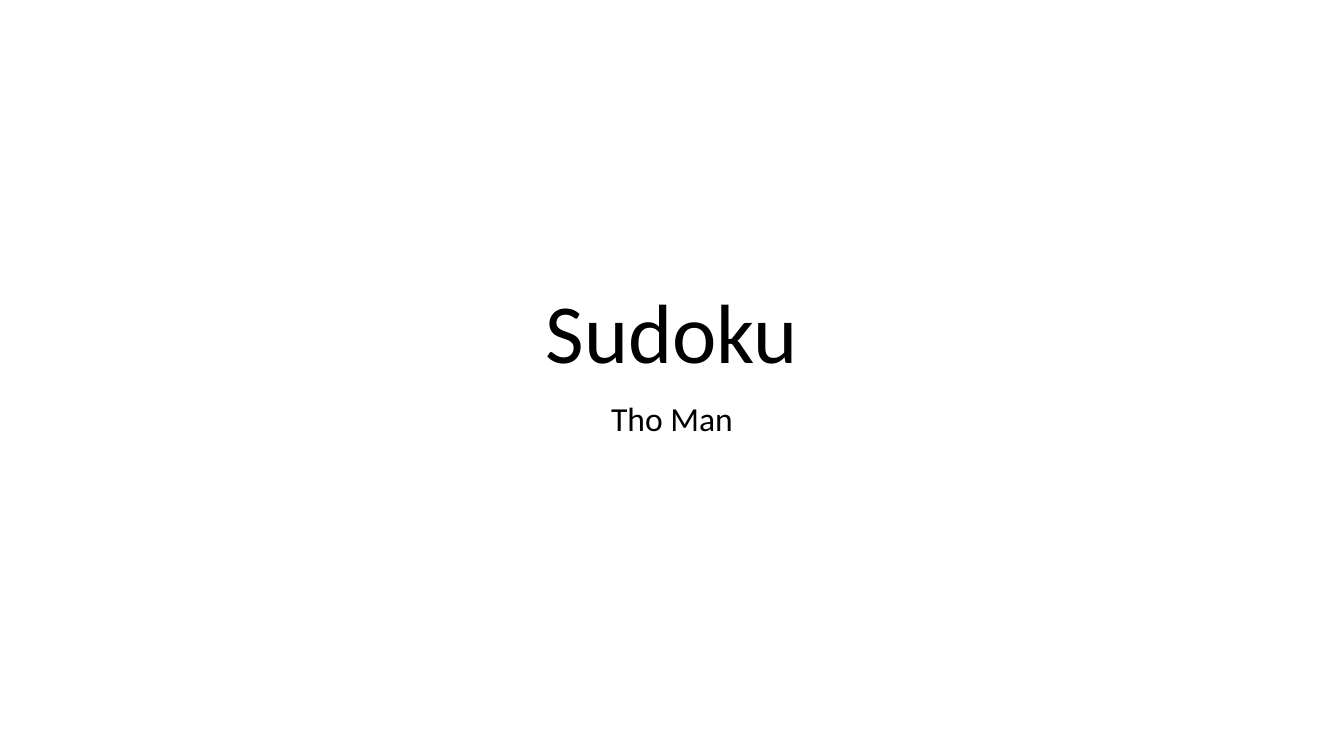
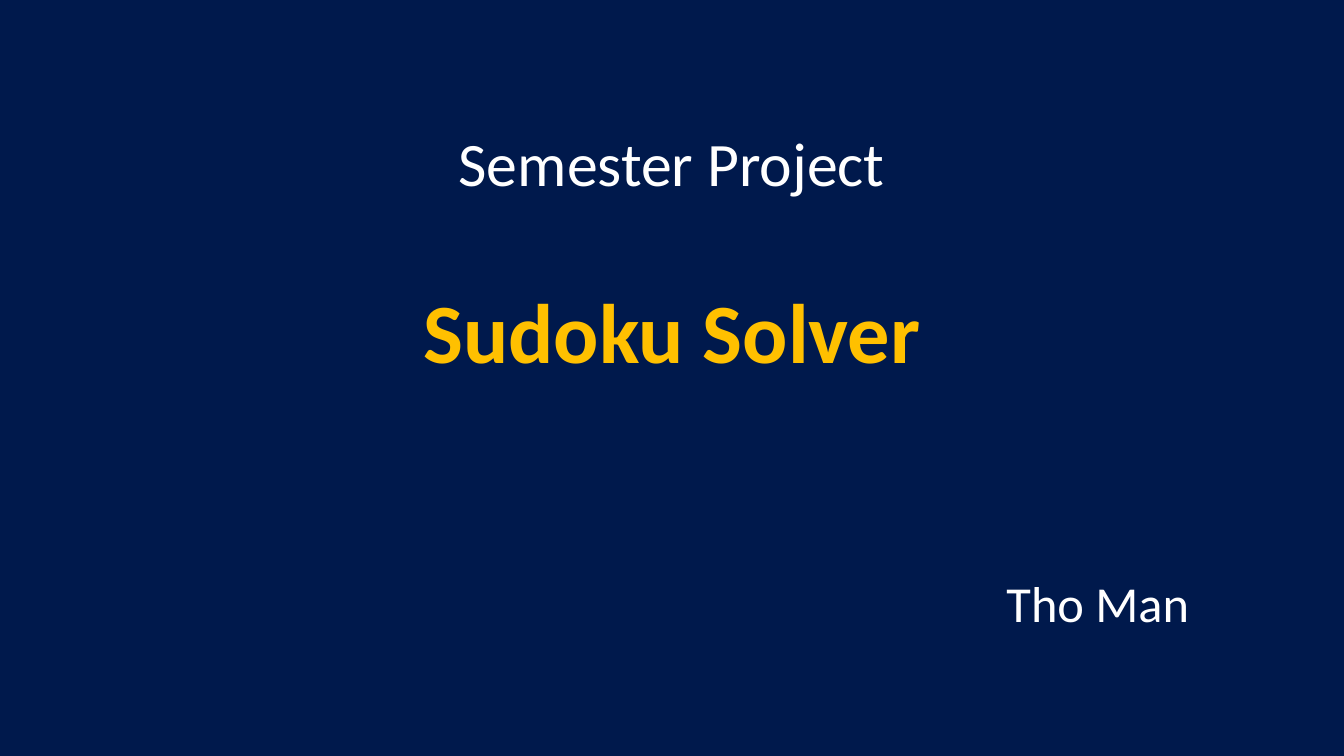
Before and after one commit to thoquocman/Sudoku, a slide deck: slide 1 of proposal/ThoMan_Sudoku_ProposalSlides.pptx. Drawn at 1344x756 pixels with LibreOffice and Linux fonts; fonts in the diff are those of the drawing. Boxes give left, top, right and bottom in pixels: in the first picture for what was removed or moved away, otherwise in the second. Text is boxed around its words. In the diff, an @@ line names an element or a change of style, - is before the commit and + after.

```diff
--- a/proposal/ThoMan_Sudoku_ProposalSlides.pptx
+++ b/proposal/ThoMan_Sudoku_ProposalSlides.pptx
@@ background #FFFFFF to #00194C @@
@@ title at (423, 143, 920, 364): text changed; size 60 to 44.1 pt; text colour #000000 to #FFFFFF @@
-Sudoku
+Semester Project
+Sudoku Solver
@@ subtitle "Tho Man": place and size @@
-subtitle "Tho Man" at (611, 407, 732, 432)
+subtitle "Tho Man" at (1006, 587, 1189, 623)
@@ subtitle "Tho Man" at (1006, 587, 1189, 623): size 24 to 36 pt, text colour #000000 to #FFFFFF @@
```
Also in this commit, not shown: 6 slides added, 1 slide removed.
